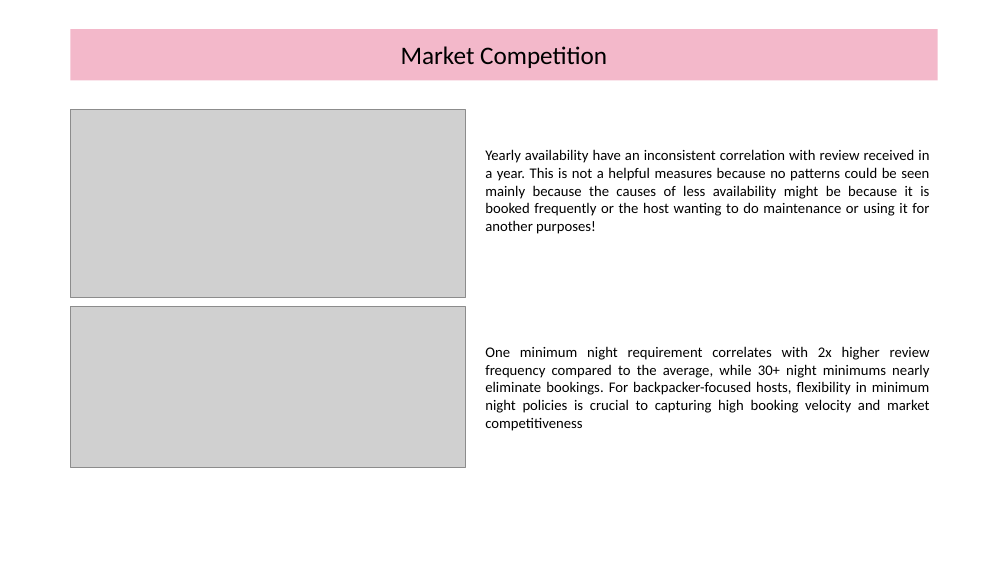
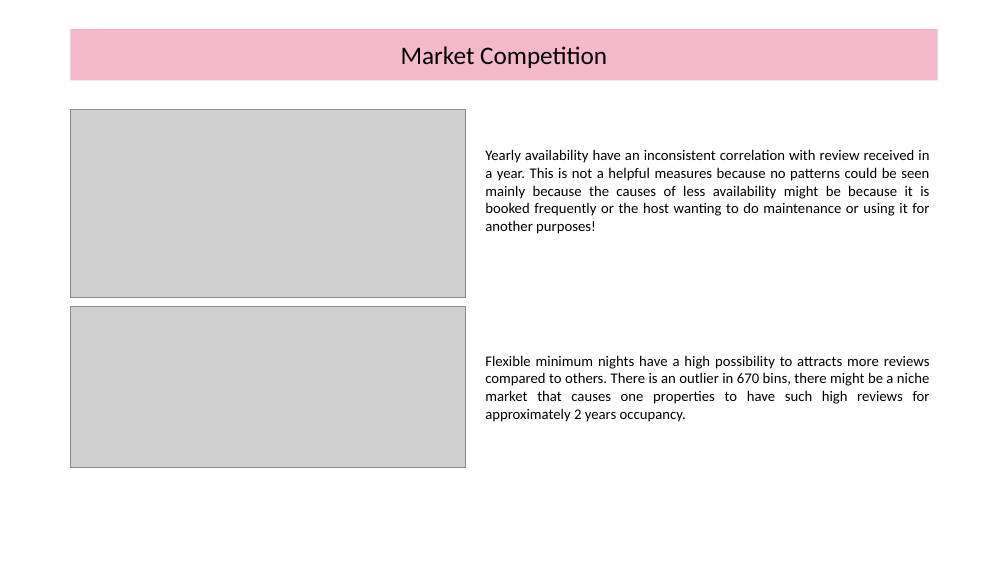
Before and after one commit to YonathanHH/DataAnalysis_BangkokAirBNB_Backpackers, a slide deck: slide 22 of Capstone_Project_2_Presentation.pptx. Drawn at 1008x567 pixels with LibreOffice and Linux fonts; fonts in the diff are those of the drawing; grey boxes stand for pictures; background and template pictures are left out. Boxes give left, top, right and bottom in pixels: in the first picture for what was removed or moved away, otherwise in the second. Text is boxed around its words. In the diff, an @@ line names an element or a change of style, - is before the commit and + after.

```diff
--- a/Capstone_Project_2_Presentation.pptx
+++ b/Capstone_Project_2_Presentation.pptx
@@ text at (x1=485, y1=355, x2=930, y2=422): text changed @@
-One minimum night requirement correlates with 2x higher review frequency compared to the average, while 30+ night minimums nearly eliminate bookings. For backpacker-focused hosts, flexibility in minimum night policies is crucial to capturing high booking velocity and market competitiveness
+Flexible minimum nights have a high possibility to attracts more reviews compared to others. There is an outlier in 670 bins, there might be a niche market that causes one properties to have such high reviews for approximately 2 years occupancy.
```
Also in this commit, not shown: 5 other slides changed, 1 other file.
